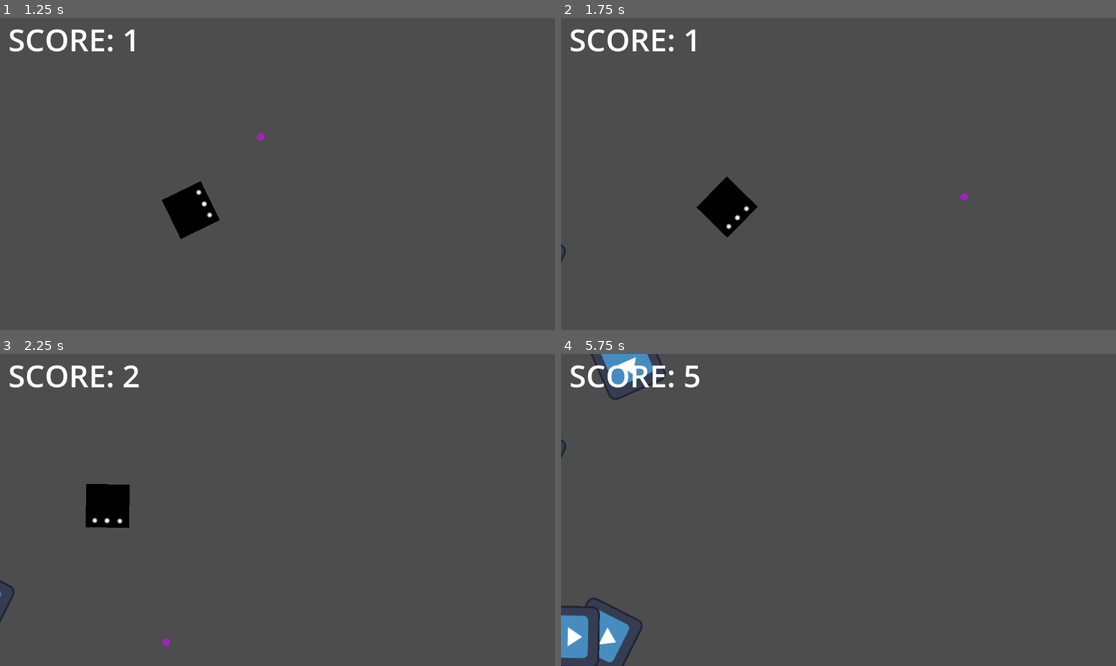
Above: before the commit, frames 1-4 (two rows, left to right).
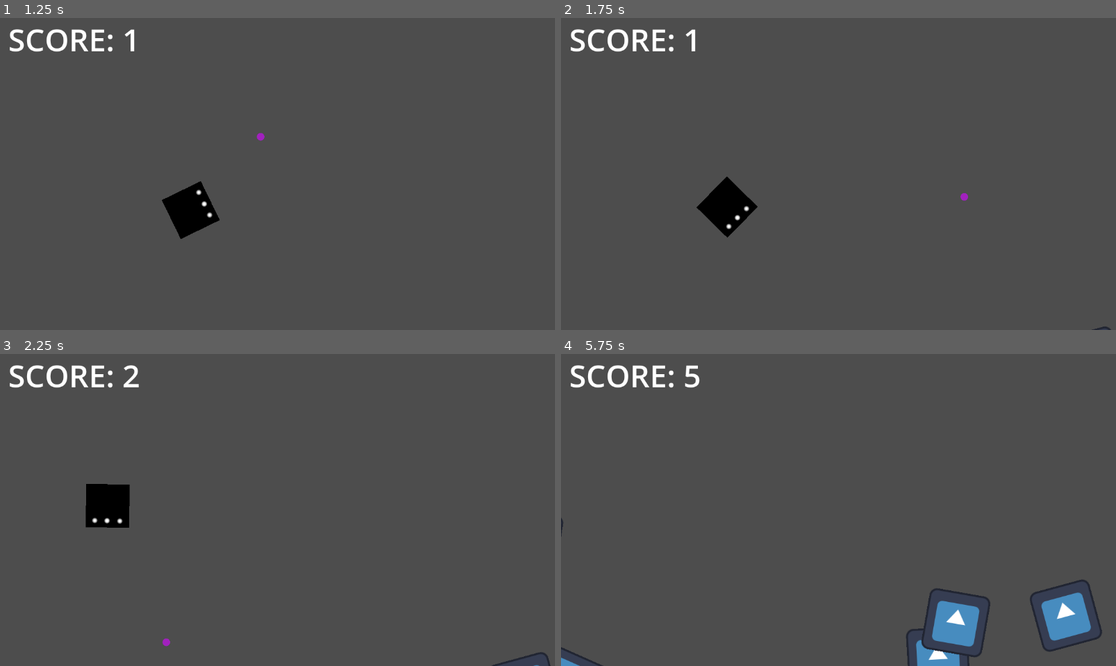
Above: after the commit, the same moments.

Repository: WickerBaskett/das-teroids
Game: Godot game, scene res://scenes/main_level.tscn
The game is run twice, just before and just after one commit, with the same random seed, the same clock (stepped at 60 frames per second) and the same inputs. The engine's default icon, where the game draws it, is replaced by a stand-in: a white triangle on a blue panel in a dark square.
Inputs:
- Up to frame 1 (1.25 s): tap Enter at 0.5 s; hold Right (ui_right) from 0.53 s (still down); hold Space (fire) from 0.53 s (still down)
- Up to frame 2 (1.75 s): release Right (ui_right) at 1.28 s; release Space (fire) at 1.28 s; hold Down (ui_down) from 1.28 s (still down); tap Space (fire) at 1.35 s
- Up to frame 3 (2.25 s): release Down (ui_down) at 2.03 s; hold Right (ui_right) from 2.03 s (still down); hold Space (fire) from 2.03 s (still down)
- Up to frame 4 (5.75 s): release Right (ui_right) at 2.78 s; release Space (fire) at 2.78 s; hold Up (ui_up) 2.78-3.53 s; tap Space (fire) at 2.85, 4.35 s; hold Space (fire) 3.53-4.28 s; hold Left (ui_left) 3.53-5.03 s; hold Down (ui_down) from 5.03 s (still down); hold Space (fire) from 5.03 s (still down)

Frame 1 is identical in both runs. In frame 2, less than 0.1% of the frame differs, in the area x 0-100%, y 72-100%; in frame 3, 0.2%; in frame 4, 5.4%, in the area x 0-98%, y 0-100%.

Commit message:
Difficulty now increases as the game progresses

Diff:
--- a/das-teroids/scenes/asteroid_spawner.tscn
+++ b/das-teroids/scenes/asteroid_spawner.tscn
@@ -8,4 +8,9 @@
 [node name="SpawnTimer" type="Timer" parent="."]
 autostart = true
 
+[node name="BumpDifficutly" type="Timer" parent="."]
+wait_time = 5.0
+autostart = true
+
 [connection signal="timeout" from="SpawnTimer" to="." method="_on_timer_timeout"]
+[connection signal="timeout" from="BumpDifficutly" to="." method="_on_bump_difficutly_timeout"]
--- a/das-teroids/scripts/asteroid_spawner.gd
+++ b/das-teroids/scripts/asteroid_spawner.gd
@@ -1,7 +1,13 @@
 extends Node2D
 
+
+@onready var spawn_timer: Timer = $SpawnTimer
+var view: Rect2
+var speed_mod: float = 1.0;
+var spawn_mod: float = 0.8;
+
 const ASTEROID = preload("uid://cj6wbc1rkkw3t")
-var view: Rect2
+
 
 
 # Called when the node enters the scene tree for the first time.
@@ -12,10 +18,9 @@
 func _process(_delta: float) -> void:
 	view = get_viewport_rect()
 
-
-# Spawn an asteroid on the edge of the viewport
-func _on_timer_timeout() -> void:
-	print("Spawning asteroid...")
+# Spawn an asteroid on the edge of the viewport with
+# semi random angle
+func spawn_asteroid() -> void:
 	var instance = ASTEROID.instantiate()
 
 	##########################################
@@ -50,6 +55,23 @@
 			rot += PI / 2
 
 	# Apply changes to instance'
+	instance.speed *= speed_mod
 	instance.position = pos
 	instance.set_rotation(rot)
 	add_child(instance)
+
+#####################
+#  Signal Handlers  #
+#####################
+
+# Spawn an asteroid on the edge of the viewport
+func _on_timer_timeout() -> void:
+	spawn_asteroid()
+
+
+# Increase Difficulty
+func _on_bump_difficutly_timeout() -> void:
+	if randi() % 2 == 0:
+		spawn_timer.wait_time *= spawn_mod
+	else:
+		speed_mod += 1
Not shown: 1 places in das-teroids/scenes/asteroid_spawner.tscn that only renumber resources
